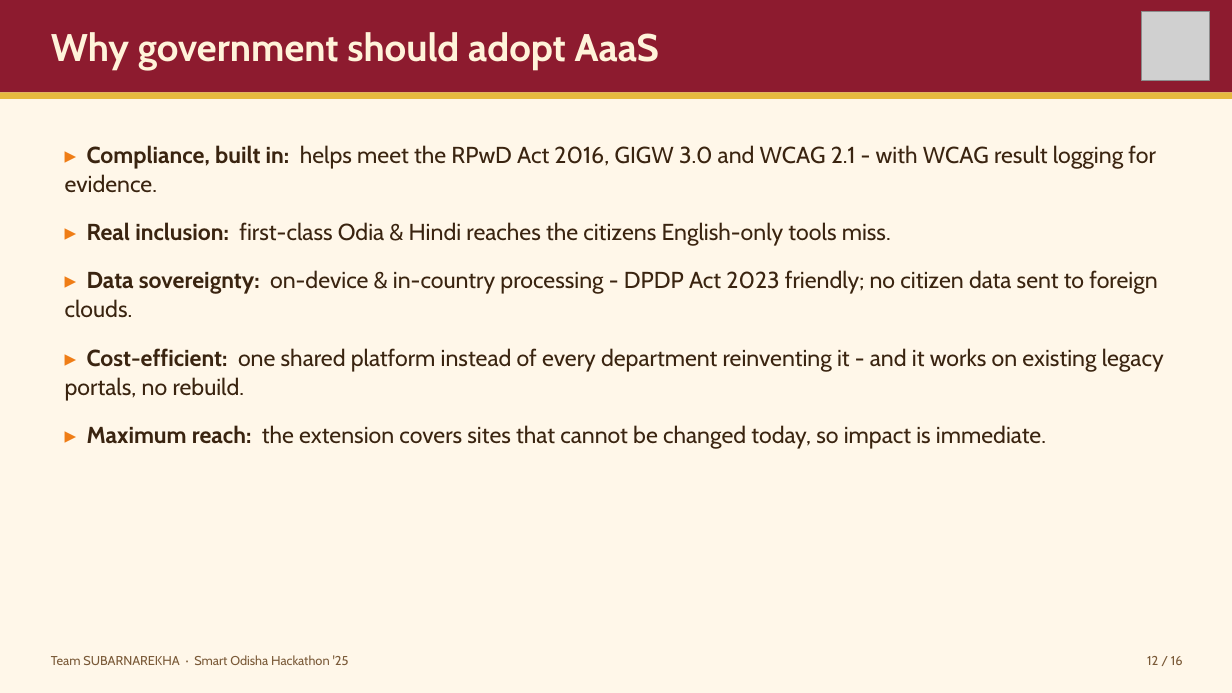
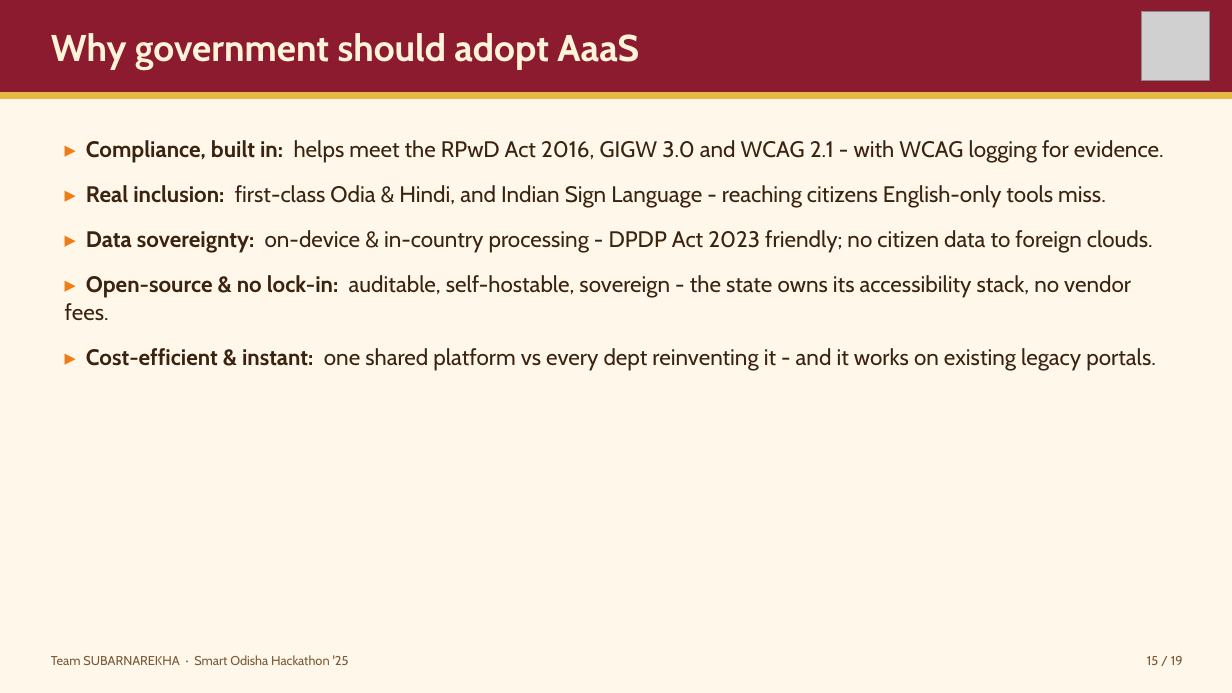
Before and after one commit to flashmindbox/AaaS, a slide deck: slide 15 of pitch/AaaS-Pitch.pptx (slide 12 before the commit). Drawn at 1232x693 pixels with LibreOffice and Linux fonts; fonts in the diff are those of the drawing; grey boxes stand for pictures. Boxes give left, top, right and bottom in pixels: in the first picture for what was removed or moved away, otherwise in the second. Text is boxed around its words. In the diff, an @@ line names an element or a change of style, - is before the commit and + after.

```diff
--- a/pitch/AaaS-Pitch.pptx
+++ b/pitch/AaaS-Pitch.pptx
@@ text "Why government should adopt AaaS" at [51,33,639,69]: size 30 to 29 pt @@
@@ text at [65,140,1164,371]: text changed; size 18 to 17.5 pt @@
-▸ Compliance, built in: helps meet the RPwD Act 2016, GIGW 3.0 and WCAG 2.1 - with WCAG result logging for evidence.
-▸ Real inclusion: first-class Odia & Hindi reaches the citizens English-only tools miss.
-▸ Data sovereignty: on-device & in-country processing - DPDP Act 2023 friendly; no citizen data sent to foreign clouds.
-▸ Cost-efficient: one shared platform instead of every department reinventing it - and it works on existing legacy portals, no rebuild.
-▸ Maximum reach: the extension covers sites that cannot be changed today, so impact is immediate.
+▸ Compliance, built in: helps meet the RPwD Act 2016, GIGW 3.0 and WCAG 2.1 - with WCAG logging for evidence.
+▸ Real inclusion: first-class Odia & Hindi, and Indian Sign Language - reaching citizens English-only tools miss.
+▸ Data sovereignty: on-device & in-country processing - DPDP Act 2023 friendly; no citizen data to foreign clouds.
+▸ Open-source & no lock-in: auditable, self-hostable, sovereign - the state owns its accessibility stack, no vendor fees.
+▸ Cost-efficient & instant: one shared platform vs every dept reinventing it - and it works on existing legacy portals.
@@ text at [1147,656,1183,665]: text changed @@
-12 / 16
+15 / 19
```
Also in this commit, not shown: 15 other slides changed, 3 slides added, 29 other files.
